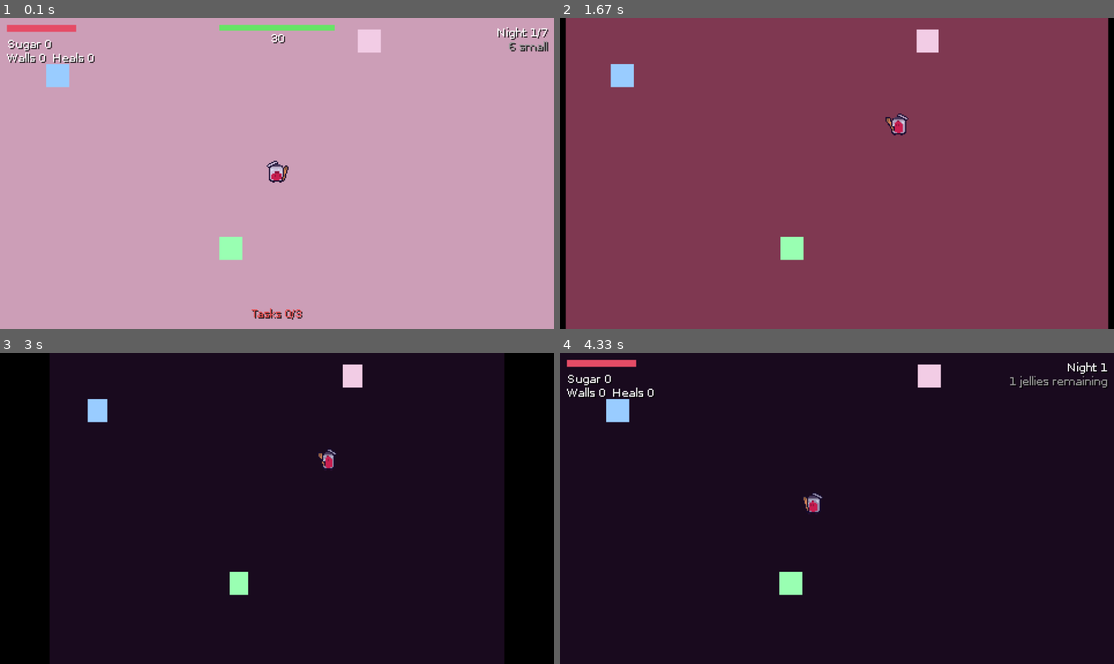
Above: before the commit, frames 1-4 (two rows, left to right).
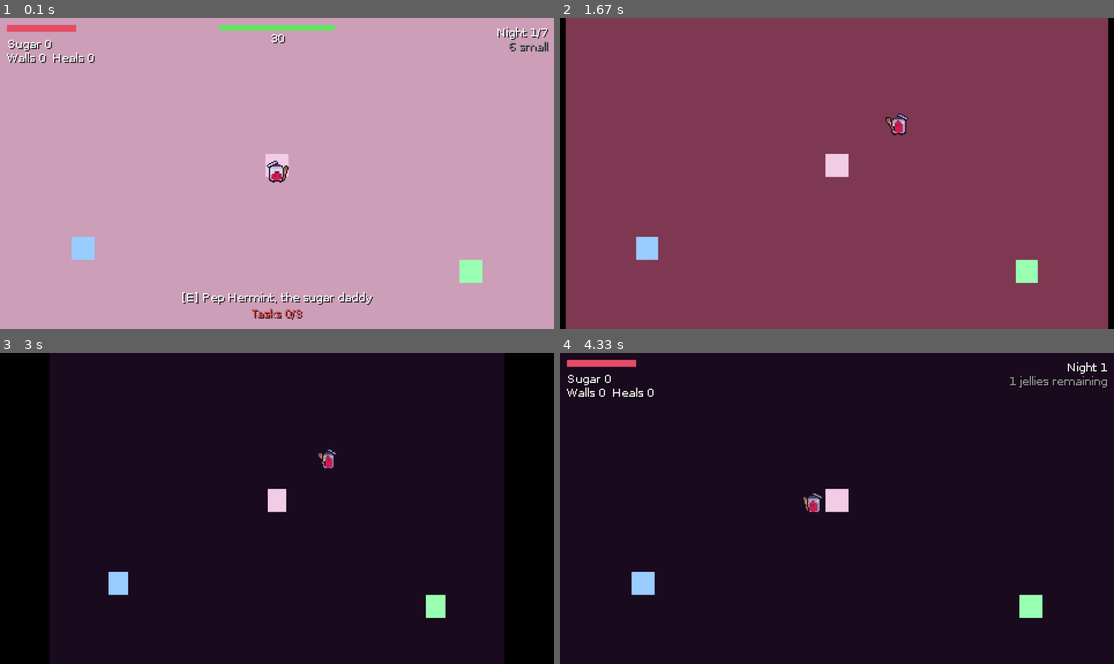
Above: after the commit, the same moments.

Repository: Lallethu/journey-trough-jhell
Game: LÖVE game, started from main.lua
The game is run twice, just before and just after one commit, with the same random seed, the same clock (stepped at 60 frames per second) and the same inputs.
Inputs (mouse positions are in pixels of both pictures, inside the frame that each line leads up to):
- Up to frame 1 (0.1 s): no input
- Up to frame 2 (1.67 s): hold Right 0.33-0.8 s; move the mouse to (814, 185) at 0.37 s; hold Up 0.88-1.18 s; move the mouse to (1014, 164) at 0.92 s; type "an" at 1.22 s; type "n" at 1.42 s; tap Enter at 1.55 s
- Up to frame 3 (3 s): no input
- Up to frame 4 (4.33 s): hold Left 3.35-3.88 s; hold Down 3.92-4.22 s; hold Left from 4.25 s (still down)

The runs differ from the first frame. In frame 1, 2.4% of the frame differs, in the area x 8-88%, y 3-93%; in frame 2, 1.9%; in frame 3, 1.6%; in frame 4, 1.9%.

Commit message:
Update npc position to fit in the new art asset

Diff:
--- a/src/game.lua
+++ b/src/game.lua
@@ -22,9 +22,9 @@
   local world = World.new()
   world.player = world:add(Player.new(Screen.width / 2, Screen.height / 2)) --[[@as Hittable]]
 
-  world:add(Interactable.new("wall", 50, 50))
-  world:add(Interactable.new("healer", 200, 200))
-  world:add(Interactable.new("gatherer", 320, 20))
+  world:add(Interactable.new("wall", 72, 200))
+  world:add(Interactable.new("healer", 408, 220))
+  world:add(Interactable.new("gatherer", 240, 128))
 
   SplittingSystem.init(world)
   ResourcesSystem.init(world)
